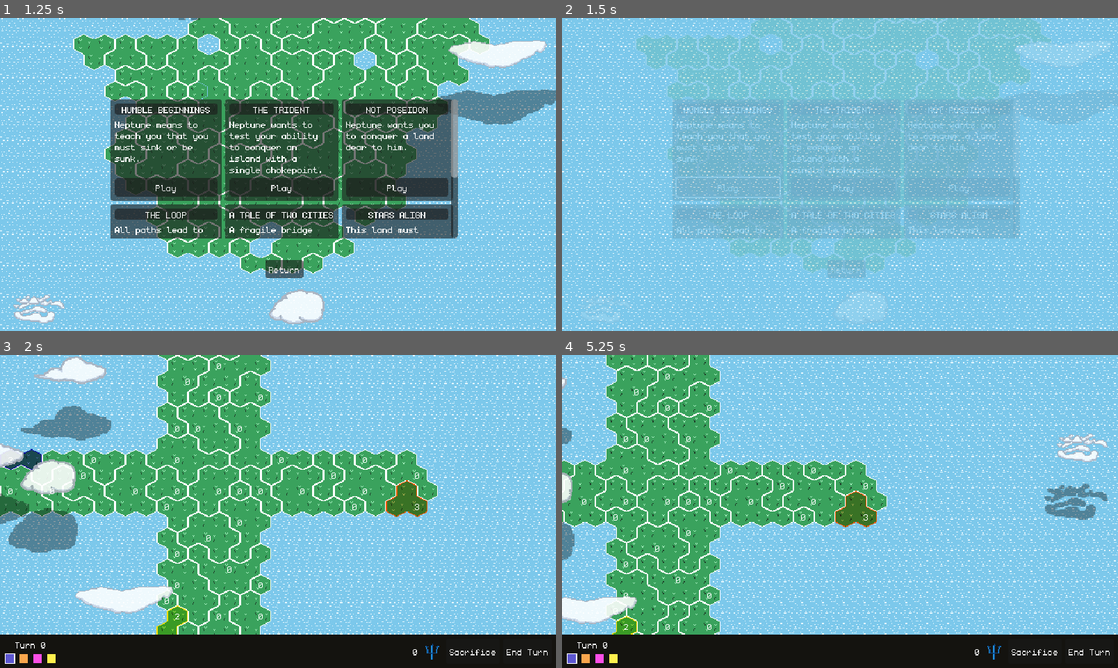
Above: before the commit, frames 1-4 (two rows, left to right).
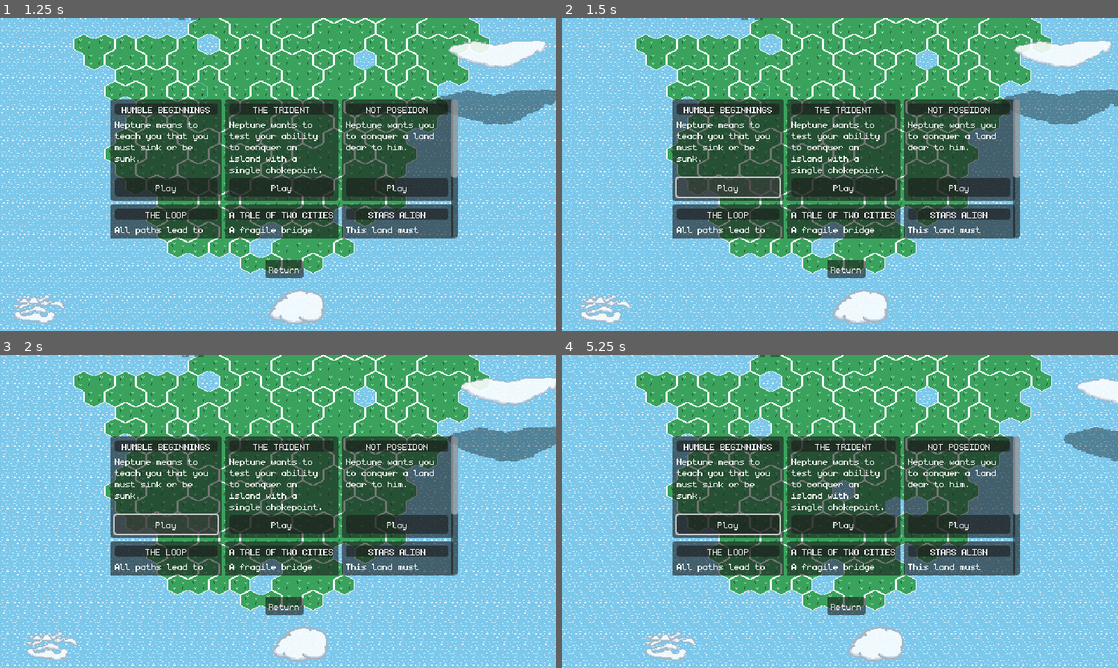
Above: after the commit, the same moments.

Repository: feored/LD54
Game: Godot game, scene res://scenes/main_menu/main_menu.tscn
The game is run twice, just before and just after one commit, with the same random seed, the same clock (stepped at 60 frames per second) and the same inputs.
Inputs (mouse positions are in pixels of both pictures, inside the frame that each line leads up to):
- Up to frame 1 (1.25 s): click "Play Scenario" at 0.5 s
- Up to frame 2 (1.5 s): click "Play" at 1.25 s
- Up to frame 3 (2 s): no input
- Up to frame 4 (5.25 s): click (728, 524) at 2 s, where only the run after the commit has a clickable "Play"; move the mouse to (962, 495) at 2.77 s; hold D (map_right) 2.78-3.5 s; click (962, 495) at 2.92 s; drag from (728, 527) to (812, 574) at 3.52 s; move the mouse to (895, 442) at 4.27 s; hold D (map_right) 4.28-5 s; click (895, 442) at 4.42 s; drag from (812, 574) to (673, 464) at 5.02 s

Frame 1 is identical in both runs. In frame 2, 50% of the frame differs, in the area x 3-100%, y 0-98%; in frame 3, 64%; in frame 4, 75%, in the area x 0-100%, y 0-100%.
Error after the commit: Invalid operands 'String' and 'Nil' in operator '+'. (res://ui/scenario/scenario.gd:24)

Commit message:
Move map editor to new scene.

Diff:
--- a/scenes/main/main.gd
+++ b/scenes/main/main.gd
@@ -6,7 +6,6 @@
 
 @onready var UI = $"%UI"
 @onready var SelectionUI = $"%SelectionUI"
-@onready var MapEditorUI = $"%MapEditorUI"
 @onready var world = $"World"
 @onready var turnContainer = $"%TurnContainer"
 @onready var turnLabel = $"%TurnLabel"
@@ -39,12 +38,6 @@
 
 var spectating = false
 
-var is_drawing = false
-var is_erasing = false
-var is_placing_team = false
-
-var current_team_place = 1
-var highest_team_place = 1
 
 func to_team_id(team_id):
 	return team_id + 1
@@ -54,23 +47,17 @@
 	Settings.input_locked = false
 	self.world.init(Callable(self.messenger, "set_message"))
 	Music.play_track(Music.Track.World)
-	match Settings.game_mode:
-		Constants.GameMode.Play:
-			UI.visible = false
-			SelectionUI.visible = true
-			MapEditorUI.visible = false
-			self.gen_world()
-		Constants.GameMode.MapEditor:
-			UI.visible = false
-			SelectionUI.visible = false
-			MapEditorUI.visible = true
-		Constants.GameMode.Scenario:
-			self.UI.visible = true
-			self.SelectionUI.visible = false
-			self.MapEditorUI.visible = false
-			self.load_scenario()
-			self.add_teams_scenario()
-			self.start_game()
+	# match Settings.game_mode:
+	# 	Constants.GameMode.Play:
+	# 		UI.visible = false
+	# 		SelectionUI.visible = true
+	# 		self.gen_world()
+		# Constants.GameMode.Scenario:
+	self.UI.visible = true
+	self.SelectionUI.visible = false
+	self.load_map()
+	self.add_teams_scenario()
+	self.start_game()
 
 
 func update_sacrifices_display():
@@ -109,7 +96,6 @@
 func start_game():
 	self.game_started = true
 	self.SelectionUI.visible = false
-	self.MapEditorUI.visible = false
 	self.UI.visible = true
 	for r in self.world.regions.values():
 		r.units = 0
@@ -138,38 +124,9 @@
 	actions_history.append(sink_action)
 	self.apply_action(sink_action)
 
-func draw_or_erase_or_team(event):
-	var coords_clicked = world.global_pos_to_coords(event.position)
-	if is_drawing:
-		if !world.tiles.has(coords_clicked):
-			world.spawn_cell(coords_clicked, 0)
-	elif is_erasing:
-		if world.tiles.has(coords_clicked):
-			world.remove_cell(coords_clicked)
-	elif is_placing_team:
-		if world.tiles.has(coords_clicked):
-			var region = world.tiles[coords_clicked].region
-			self.world.regions[region].set_team(self.current_team_place)
-			if self.highest_team_place < self.current_team_place:
-				self.highest_team_place = self.current_team_place
-			self.teams.clear()
-			for i in range(1, self.highest_team_place+1):
-				self.teams.append(i)
-			self.is_placing_team = false
-
-func handle_editor_input(event):
-	if event is InputEventMouseButton:
-		if event.button_index == MOUSE_BUTTON_LEFT and event.pressed:
-			draw_or_erase_or_team(event)
-		if event.button_index == MOUSE_BUTTON_RIGHT and event.pressed:
-			is_drawing = false
-			is_erasing = false
-			is_placing_team = false
+
 
 func _unhandled_input(event):
-	if Settings.game_mode == Constants.GameMode.MapEditor:
-		handle_editor_input(event)
-		return
 	if event.is_action_pressed("escmenu"):
 
 		if escMenu == null:
@@ -366,6 +323,12 @@
 		_:
 			print("Unknown action: ", action.action)
 
+func load_map():
+	self.world.clear_island()
+	self.teams = Settings.current_map.teams
+	self.world.load_tiles(Settings.current_map.tiles)
+	self.world.load_regions(Settings.current_map.regions)
+
 func _on_team_num_value_changed(value:float):
 	self.selected_team_num = int(value)
 	self.add_teams()
@@ -379,108 +342,5 @@
 	self.start_game()
 
 
-
 func _on_sacrifice_button_pressed():
 	self.is_sacrificing = true
-
-func save():
-	var saved_state = {
-		"teams": self.teams,
-		"tiles": {},
-		"regions": {}
-	}
-	for coords in self.world.tiles:
-		saved_state.tiles[var_to_str(coords)] = self.world.tiles[coords].get_save_data()
-	for region in self.world.regions:
-		saved_state.regions[region] = self.world.regions[region].get_save_data()
-	var save_game = FileAccess.open("user://savegame.json", FileAccess.WRITE)
-	save_game.store_line(JSON.stringify(saved_state))
-	save_game.close()
-
-
-func load_saved_game():
-	var save_game = FileAccess.open("user://savegame.json", FileAccess.READ)
-	var saved_state = JSON.parse_string(save_game.get_line())
-	save_game.close()
-	self.world.clear_island()
-	self.teams = saved_state.teams
-	load_tiles(saved_state.tiles)
-	load_regions(saved_state.regions)
-
-
-func load_scenario():
-	var save_game = FileAccess.open("res://maps/" + Settings.current_map, FileAccess.READ)
-	var saved_state = JSON.parse_string(save_game.get_line())
-	save_game.close()
-	self.world.clear_island()
-	self.teams = saved_state.teams
-	load_tiles(saved_state.tiles)
-	load_regions(saved_state.regions)
-
-
-func load_tiles(tiles):
-	for coords_string in tiles:
-		var parsed_tile = tiles[coords_string]
-		var coords = str_to_var(coords_string)
-		var borders = {}
-		for border_str in parsed_tile.borders:
-			borders[int(border_str)] = parsed_tile.borders[border_str]
-		self.world.spawn_cell(coords, parsed_tile.team, borders)
-
-func load_regions(regions):
-	for region_id_str in regions:
-		var saved_region = regions[region_id_str]
-		var region_id = int(region_id_str)
-		var region = self.world.create_region(region_id)
-		for coords_str in saved_region.tiles:
-			var coords = str_to_var(coords_str)
-			region.add_tile(coords, self.world.tiles[coords])
-		region.set_team(saved_region.team)
-		region.set_units(saved_region.units)
-		self.world.regions[region_id] = region
-		self.world.region_update_label(region)
-		if region.team != Constants.NULL_TEAM:
-			region.generate_units()
-
-func _on_load_btn_pressed():
-	load_saved_game()
-
-
-func _on_reset_btn_pressed():
-	self.world.clear_island()
-
-
-func _on_erase_btn_pressed():
-	self.is_erasing = true
-	self.is_drawing = false
-	self.is_placing_team = false
-
-func _on_draw_btn_pressed():
-	self.is_drawing = true
-	self.is_erasing = false
-	self.is_placing_team = false
-
-func _on_regions_btn_pressed():
-	var tiles = self.world.tiles.keys().duplicate()
-	self.world.clear_island()
-	for t in tiles:
-		self.world.spawn_cell(t, 0)
-	self.world.generate_regions()
-	self.world.apply_borders()
-
-
-func _on_place_team_num_value_changed(value):
-	current_team_place = int(value)
-
-
-func _on_place_team_btn_pressed():
-	self.is_drawing = false
-	self.is_erasing = false
-	self.is_placing_team = true
-
-
-func _on_save_btn_pressed():
-	save()
-
-func _on_center_btn_pressed():
-	await self.world.camera.move_smoothed(self.world.coords_to_pos(Constants.WORLD_CENTER), 5)
--- a/scenes/main/main.tscn
+++ b/scenes/main/main.tscn
@@ -155,94 +155,8 @@
 layout_mode = 2
 text = "Play this map"
 
-[node name="MapEditorUI" type="CanvasLayer" parent="."]
-unique_name_in_owner = true
-visible = false
-
-[node name="PanelContainer" type="PanelContainer" parent="MapEditorUI"]
-anchors_preset = 12
-anchor_top = 1.0
-anchor_right = 1.0
-anchor_bottom = 1.0
-offset_top = -31.0
-grow_horizontal = 2
-grow_vertical = 0
-theme = ExtResource("5_5yrco")
-theme_override_styles/panel = SubResource("StyleBoxFlat_wp2ga")
-
-[node name="MarginContainer" type="MarginContainer" parent="MapEditorUI/PanelContainer"]
-layout_mode = 2
-theme_override_constants/margin_left = 5
-theme_override_constants/margin_top = 5
-theme_override_constants/margin_right = 5
-theme_override_constants/margin_bottom = 5
-
-[node name="HBoxContainer" type="GridContainer" parent="MapEditorUI/PanelContainer/MarginContainer"]
-layout_mode = 2
-
-[node name="HBoxContainer" type="HBoxContainer" parent="MapEditorUI/PanelContainer/MarginContainer/HBoxContainer"]
-layout_mode = 2
-size_flags_horizontal = 3
-
-[node name="PlaceTeamBtn" type="Button" parent="MapEditorUI/PanelContainer/MarginContainer/HBoxContainer/HBoxContainer"]
-layout_mode = 2
-text = "Make Team"
-
-[node name="PlaceTeamNum" type="SpinBox" parent="MapEditorUI/PanelContainer/MarginContainer/HBoxContainer/HBoxContainer"]
-layout_mode = 2
-min_value = 1.0
-max_value = 7.0
-value = 1.0
-rounded = true
-alignment = 1
-
-[node name="DrawBtn" type="Button" parent="MapEditorUI/PanelContainer/MarginContainer/HBoxContainer/HBoxContainer"]
-layout_mode = 2
-text = "Draw Tile"
-
-[node name="EraseBtn" type="Button" parent="MapEditorUI/PanelContainer/MarginContainer/HBoxContainer/HBoxContainer"]
-layout_mode = 2
-text = "Erase Tile"
-
-[node name="ResetBtn" type="Button" parent="MapEditorUI/PanelContainer/MarginContainer/HBoxContainer/HBoxContainer"]
-layout_mode = 2
-text = "Reset Island"
-
-[node name="RegionsBtn" type="Button" parent="MapEditorUI/PanelContainer/MarginContainer/HBoxContainer/HBoxContainer"]
-layout_mode = 2
-text = "Generate Regions"
-
-[node name="HBoxContainer2" type="HBoxContainer" parent="MapEditorUI/PanelContainer/MarginContainer/HBoxContainer"]
-layout_mode = 2
-
-[node name="SaveBtn" type="Button" parent="MapEditorUI/PanelContainer/MarginContainer/HBoxContainer/HBoxContainer2"]
-layout_mode = 2
-text = "Save Map"
-
-[node name="LoadBtn" type="Button" parent="MapEditorUI/PanelContainer/MarginContainer/HBoxContainer/HBoxContainer2"]
-layout_mode = 2
-text = "Load Saved Map"
-
-[node name="PlayBtn" type="Button" parent="MapEditorUI/PanelContainer/MarginContainer/HBoxContainer/HBoxContainer2"]
-layout_mode = 2
-text = "Play Map"
-
-[node name="CenterBtn" type="Button" parent="MapEditorUI/PanelContainer/MarginContainer/HBoxContainer/HBoxContainer2"]
-layout_mode = 2
-text = "Center"
-
 [connection signal="pressed" from="UI/Panel/MarginContainer/HBoxContainer/HBoxContainer/SacrificeContainer/SacrificeButton" to="." method="_on_sacrifice_button_pressed"]
 [connection signal="pressed" from="UI/Panel/MarginContainer/HBoxContainer/TurnButton" to="." method="_on_turn_button_pressed"]
 [connection signal="value_changed" from="SelectionUI/PanelContainer/MarginContainer/HBoxContainer/HBoxContainer/TeamNum" to="." method="_on_team_num_value_changed"]
 [connection signal="pressed" from="SelectionUI/PanelContainer/MarginContainer/HBoxContainer/HBoxContainer/GenerateBtn" to="." method="_on_generate_btn_pressed"]
 [connection signal="pressed" from="SelectionUI/PanelContainer/MarginContainer/HBoxContainer/PlayBtn" to="." method="_on_play_btn_pressed"]
-[connection signal="pressed" from="MapEditorUI/PanelContainer/MarginContainer/HBoxContainer/HBoxContainer/PlaceTeamBtn" to="." method="_on_place_team_btn_pressed"]
-[connection signal="value_changed" from="MapEditorUI/PanelContainer/MarginContainer/HBoxContainer/HBoxContainer/PlaceTeamNum" to="." method="_on_place_team_num_value_changed"]
-[connection signal="pressed" from="MapEditorUI/PanelContainer/MarginContainer/HBoxContainer/HBoxContainer/DrawBtn" to="." method="_on_draw_btn_pressed"]
-[connection signal="pressed" from="MapEditorUI/PanelContainer/MarginContainer/HBoxContainer/HBoxContainer/EraseBtn" to="." method="_on_erase_btn_pressed"]
-[connection signal="pressed" from="MapEditorUI/PanelContainer/MarginContainer/HBoxContainer/HBoxContainer/ResetBtn" to="." method="_on_reset_btn_pressed"]
-[connection signal="pressed" from="MapEditorUI/PanelContainer/MarginContainer/HBoxContainer/HBoxContainer/RegionsBtn" to="." method="_on_regions_btn_pressed"]
-[connection signal="pressed" from="MapEditorUI/PanelContainer/MarginContainer/HBoxContainer/HBoxContainer2/SaveBtn" to="." method="_on_save_btn_pressed"]
-[connection signal="pressed" from="MapEditorUI/PanelContainer/MarginContainer/HBoxContainer/HBoxContainer2/LoadBtn" to="." method="_on_load_btn_pressed"]
-[connection signal="pressed" from="MapEditorUI/PanelContainer/MarginContainer/HBoxContainer/HBoxContainer2/PlayBtn" to="." method="_on_play_btn_pressed"]
-[connection signal="pressed" from="MapEditorUI/PanelContainer/MarginContainer/HBoxContainer/HBoxContainer2/CenterBtn" to="." method="_on_center_btn_pressed"]
--- a/scenes/main_menu/main_menu.gd
+++ b/scenes/main_menu/main_menu.gd
@@ -73,7 +73,7 @@
 
 func _on_play_btn_pressed():
 	Settings.game_mode = Constants.GameMode.Play
-	await SceneTransition.change_scene("res://scenes/main/main.tscn")
+	await SceneTransition.change_scene(SceneTransition.SCENE_MAIN_GAME)
 
 
 func _on_play_scenario_btn_pressed():
--- /dev/null
+++ b/scenes/map_editor/map_editor.gd
@@ -0,0 +1,128 @@
+extends Node2D
+
+@onready var world = $"World"
+@onready var center = $"%Center"
+
+
+var is_drawing = false
+var is_erasing = false
+var is_placing_team = false
+
+var current_team_place = 1
+var highest_team_place = 1
+
+var teams = []
+
+
+
+# Called when the node enters the scene tree for the first time.
+func _ready():
+	Settings.input_locked = false
+	self.world.init(Callable())
+	self.center.position = self.world.coords_to_pos(Constants.WORLD_CENTER)
+
+
+# Called every frame. 'delta' is the elapsed time since the previous frame.
+func _process(_delta):
+	pass
+
+func _unhandled_input(event):
+	if event is InputEventMouseButton:
+		if event.button_index == MOUSE_BUTTON_LEFT and event.pressed:
+			draw_or_erase_or_team(event)
+		if event.button_index == MOUSE_BUTTON_RIGHT and event.pressed:
+			is_drawing = false
+			is_erasing = false
+			is_placing_team = false
+
+func draw_or_erase_or_team(event):
+	var coords_clicked = self.world.global_pos_to_coords(event.position)
+	if is_drawing:
+		if !world.tiles.has(coords_clicked):
+			world.spawn_cell(coords_clicked, 0)
+	elif is_erasing:
+		if world.tiles.has(coords_clicked):
+			world.remove_cell(coords_clicked)
+	elif is_placing_team:
+		if world.tiles.has(coords_clicked):
+			var region = world.tiles[coords_clicked].region
+			self.world.regions[region].set_team(self.current_team_place)
+			if self.highest_team_place < self.current_team_place:
+				self.highest_team_place = self.current_team_place
+			self.teams.clear()
+			for i in range(1, self.highest_team_place+1):
+				self.teams.append(i)
+			self.is_placing_team = false
+
+func save():
+	var save_game = FileAccess.open("user://savegame.json", FileAccess.WRITE)
+	save_game.store_line(JSON.stringify(get_save_data()))
+	print("Saved game")
+	save_game.close()
+
+func get_save_data():
+	var saved_tiles = {}
+	var saved_regions = {}
+	for coords in self.world.tiles:
+		saved_tiles[var_to_str(coords)] = self.world.tiles[coords].get_save_data()
+	for region in self.world.regions:
+		saved_regions[region] = self.world.regions[region].get_save_data()
+	return Utils.to_map_object(saved_tiles, saved_regions, teams.duplicate())
+
+
+func load_saved_game():
+	var save_game = FileAccess.open("user://savegame.json", FileAccess.READ)
+	var saved_state = JSON.parse_string(save_game.get_line())
+	save_game.close()
+	self.world.clear_island()
+	self.teams = saved_state.teams
+	self.world.load_tiles(saved_state.tiles)
+	self.world.load_regions(saved_state.regions)
+
+
+func _on_load_btn_pressed():
+	load_saved_game()
+
+func _on_reset_btn_pressed():
+	self.world.clear_island()
+
+
+func _on_erase_btn_pressed():
+	self.is_erasing = true
+	self.is_drawing = false
+	self.is_placing_team = false
+
+func _on_draw_btn_pressed():
+	self.is_drawing = true
+	self.is_erasing = false
+	self.is_placing_team = false
+
+func _on_regions_btn_pressed():
+	var tiles = self.world.tiles.keys().duplicate()
+	self.world.clear_island()
+	for t in tiles:
+		self.world.spawn_cell(t, 0)
+	self.world.generate_regions()
+	self.world.apply_borders()
+
+
+func _on_place_team_num_value_changed(value):
+	current_team_place = int(value)
+
+
+func _on_place_team_btn_pressed():
+	self.is_drawing = false
+	self.is_erasing = false
+	self.is_placing_team = true
+
+
+func _on_save_btn_pressed():
+	save()
+
+func _on_center_btn_pressed():
+	await self.world.camera.move_smoothed(self.world.coords_to_pos(Constants.WORLD_CENTER), 5)
+
+
+func _on_play_btn_pressed():
+	Settings.current_map = get_save_data()
+	await SceneTransition.change_scene(SceneTransition.SCENE_MAIN_GAME)
--- /dev/null
+++ b/scenes/map_editor/map_editor.tscn
@@ -0,0 +1,128 @@
+[gd_scene load_steps=7 format=3 uid="uid://jphqct536elm"]
+
+[ext_resource type="Script" path="res://scenes/map_editor/map_editor.gd" id="1_fr50u"]
+[ext_resource type="PackedScene" uid="uid://b8opucxucl032" path="res://world/world.tscn" id="1_w0dbr"]
+[ext_resource type="Theme" uid="uid://3t61g0061mea" path="res://assets/theme.tres" id="2_kvbud"]
+
+[sub_resource type="Gradient" id="Gradient_kdtfb"]
+interpolation_mode = 1
+offsets = PackedFloat32Array(0, 0.697531)
+colors = PackedColorArray(0, 0, 0, 1, 1, 1, 1, 0)
+
+[sub_resource type="GradientTexture2D" id="GradientTexture2D_mdxak"]
+gradient = SubResource("Gradient_kdtfb")
+width = 8
+height = 8
+fill = 1
+fill_from = Vector2(0.5, 0.5)
+fill_to = Vector2(1, 1)
+
+[sub_resource type="StyleBoxFlat" id="StyleBoxFlat_qs8ko"]
+bg_color = Color(0.0784314, 0.0745098, 0.0588235, 1)
+
+[node name="MapEditor" type="Node2D"]
+script = ExtResource("1_fr50u")
+
+[node name="Center" type="Sprite2D" parent="."]
+unique_name_in_owner = true
+z_index = 3000
+z_as_relative = false
+texture = SubResource("GradientTexture2D_mdxak")
+
+[node name="World" parent="." instance=ExtResource("1_w0dbr")]
+
+[node name="MapEditorUI" type="CanvasLayer" parent="."]
+
+[node name="PanelContainer" type="PanelContainer" parent="MapEditorUI"]
+anchors_preset = 12
+anchor_top = 1.0
+anchor_right = 1.0
+anchor_bottom = 1.0
+offset_top = -31.0
+grow_horizontal = 2
+grow_vertical = 0
+theme = ExtResource("2_kvbud")
+theme_override_styles/panel = SubResource("StyleBoxFlat_qs8ko")
+
+[node name="MarginContainer" type="MarginContainer" parent="MapEditorUI/PanelContainer"]
+layout_mode = 2
+theme_override_constants/margin_left = 5
+theme_override_constants/margin_top = 5
+theme_override_constants/margin_right = 5
+theme_override_constants/margin_bottom = 5
+
+[node name="HBoxContainer" type="GridContainer" parent="MapEditorUI/PanelContainer/MarginContainer"]
+layout_mode = 2
+
+[node name="HBoxContainer" type="HBoxContainer" parent="MapEditorUI/PanelContainer/MarginContainer/HBoxContainer"]
+layout_mode = 2
+size_flags_horizontal = 3
+
+[node name="PlaceTeamBtn" type="Button" parent="MapEditorUI/PanelContainer/MarginContainer/HBoxContainer/HBoxContainer"]
+layout_mode = 2
+text = "Make Team"
+
+[node name="PlaceTeamNum" type="SpinBox" parent="MapEditorUI/PanelContainer/MarginContainer/HBoxContainer/HBoxContainer"]
+layout_mode = 2
+min_value = 1.0
+max_value = 7.0
+value = 1.0
+rounded = true
+alignment = 1
+
+[node name="DrawBtn" type="Button" parent="MapEditorUI/PanelContainer/MarginContainer/HBoxContainer/HBoxContainer"]
+layout_mode = 2
+text = "Draw Tile"
+
+[node name="EraseBtn" type="Button" parent="MapEditorUI/PanelContainer/MarginContainer/HBoxContainer/HBoxContainer"]
+layout_mode = 2
+text = "Erase Tile"
+
+[node name="RegionsBtn" type="Button" parent="MapEditorUI/PanelContainer/MarginContainer/HBoxContainer/HBoxContainer"]
+layout_mode = 2
+text = "Generate Regions"
+
+[node name="HBoxContainer2" type="HBoxContainer" parent="MapEditorUI/PanelContainer/MarginContainer/HBoxContainer"]
+layout_mode = 2
+
+[node name="PlayBtn" type="Button" parent="MapEditorUI/PanelContainer/MarginContainer/HBoxContainer/HBoxContainer2"]
+layout_mode = 2
+text = "Play Map"
+
+[node name="SaveBtn" type="Button" parent="MapEditorUI/PanelContainer/MarginContainer/HBoxContainer/HBoxContainer2"]
+layout_mode = 2
+text = "Save Map"
+
+[node name="LoadBtn" type="Button" parent="MapEditorUI/PanelContainer/MarginContainer/HBoxContainer/HBoxContainer2"]
+layout_mode = 2
+text = "Load Saved Map"
+
+[node name="CenterBtn" type="Button" parent="MapEditorUI/PanelContainer/MarginContainer/HBoxContainer/HBoxContainer2"]
+layout_mode = 2
+text = "Center"
+
+[node name="ResetBtn" type="Button" parent="MapEditorUI"]
+anchors_preset = 3
+anchor_left = 1.0
+anchor_top = 1.0
+anchor_right = 1.0
+anchor_bottom = 1.0
+offset_left = -102.0
+offset_top = -56.0
+grow_horizontal = 0
+grow_vertical = 0
+size_flags_horizontal = 8
+theme = ExtResource("2_kvbud")
+theme_override_colors/font_color = Color(0.792157, 0, 0, 1)
+text = "Reset Island"
+
+[connection signal="pressed" from="MapEditorUI/PanelContainer/MarginContainer/HBoxContainer/HBoxContainer/PlaceTeamBtn" to="." method="_on_place_team_btn_pressed"]
+[connection signal="value_changed" from="MapEditorUI/PanelContainer/MarginContainer/HBoxContainer/HBoxContainer/PlaceTeamNum" to="." method="_on_place_team_num_value_changed"]
+[connection signal="pressed" from="MapEditorUI/PanelContainer/MarginContainer/HBoxContainer/HBoxContainer/DrawBtn" to="." method="_on_draw_btn_pressed"]
+[connection signal="pressed" from="MapEditorUI/PanelContainer/MarginContainer/HBoxContainer/HBoxContainer/EraseBtn" to="." method="_on_erase_btn_pressed"]
+[connection signal="pressed" from="MapEditorUI/PanelContainer/MarginContainer/HBoxContainer/HBoxContainer/RegionsBtn" to="." method="_on_regions_btn_pressed"]
+[connection signal="pressed" from="MapEditorUI/PanelContainer/MarginContainer/HBoxContainer/HBoxContainer2/PlayBtn" to="." method="_on_play_btn_pressed"]
+[connection signal="pressed" from="MapEditorUI/PanelContainer/MarginContainer/HBoxContainer/HBoxContainer2/SaveBtn" to="." method="_on_save_btn_pressed"]
+[connection signal="pressed" from="MapEditorUI/PanelContainer/MarginContainer/HBoxContainer/HBoxContainer2/LoadBtn" to="." method="_on_load_btn_pressed"]
+[connection signal="pressed" from="MapEditorUI/PanelContainer/MarginContainer/HBoxContainer/HBoxContainer2/CenterBtn" to="." method="_on_center_btn_pressed"]
+[connection signal="pressed" from="MapEditorUI/ResetBtn" to="." method="_on_reset_btn_pressed"]
--- a/scripts/scene_transition.gd
+++ b/scripts/scene_transition.gd
@@ -1,4 +1,7 @@
 extends CanvasLayer
+
+const SCENE_MAIN_GAME = "res://scenes/main/main.tscn"
+const SCENE_MAIN_MENU = "res://scenes/main_menu/main_menu.tscn"
 
 @onready var animation_player = $AnimationPlayer
 # Called when the node enters the scene tree for the first time.
--- a/scripts/settings.gd
+++ b/scripts/settings.gd
@@ -5,7 +5,7 @@
 	Setting.FullScreen: "full_screen",
 	Setting.MasterVolume: "master_volume",
 	Setting.MusicVolume: "music_volume",
-	Setting.SfxVolume: "sfx_volume"
+	Setting.SfxVolume: "sfx_volume",
 }
 
 const DEFAULT_SECTION = "settings"
@@ -14,17 +14,15 @@
 	Setting.FullScreen: false, Setting.MasterVolume: 1, Setting.MusicVolume: 1, Setting.SfxVolume: 1
 }
 
-var settings = null
-
 @onready var audio_bus = {
 	"Master": AudioServer.get_bus_index("Master"),
 	"Music": AudioServer.get_bus_index("Music"),
 	"SFX": AudioServer.get_bus_index("SFX"),
 }
 
+var settings = null
 var input_locked: bool = false
-var game_mode: int = Constants.GameMode.MapEditor  #Constants.GameMode.Play
-var current_map = ""
+var current_map = null
 
 
 func _ready():
--- a/scripts/utils.gd
+++ b/scripts/utils.gd
@@ -77,3 +77,10 @@
 		Vector2(coords.x - 1, coords.y - 1),
 		Vector2(coords.x + 1, coords.y + 1),
 	]
+
+func to_map_object(tiles, regions, teams):
+	return {
+		"teams": teams,
+		"tiles": tiles,
+		"regions": regions
+	}
--- a/ui/esc_menu/EscMenu.gd
+++ b/ui/esc_menu/EscMenu.gd
@@ -29,7 +29,7 @@
 
 func _on_menu_button_pressed():
 	get_tree().paused = false
-	await SceneTransition.change_scene("res://scenes/main_menu/main_menu.tscn")
+	await SceneTransition.change_scene(SceneTransition.SCENE_MAIN_MENU)
 
 
 func _on_resume_button_pressed():
--- a/ui/game_over_menu/GameOverScreen.gd
+++ b/ui/game_over_menu/GameOverScreen.gd
@@ -37,7 +37,7 @@
 
 func _on_menu_button_pressed():
 	get_tree().paused = false
-	await SceneTransition.change_scene("res://scenes/main_menu/main_menu.tscn")
+	await SceneTransition.change_scene(SceneTransition.SCENE_MAIN_MENU)
 
 
 func _on_spectate_pressed():
--- a/ui/scenario/scenario.gd
+++ b/ui/scenario/scenario.gd
@@ -21,9 +21,11 @@
 
 
 func _on_button_pressed():
-	Settings.game_mode = Constants.GameMode.Scenario
-	Settings.current_map = self.path
-	await SceneTransition.change_scene("res://scenes/main/main.tscn")
+	var save_game = FileAccess.open("res://maps/" + Settings.current_map, FileAccess.READ)
+	var saved_state = JSON.parse_string(save_game.get_line())
+	save_game.close()
+	Settings.current_map = saved_state
+	await SceneTransition.change_scene(SceneTransition.SCENE_MAIN_GAME)
 
 
 # Called every frame. 'delta' is the elapsed time since the previous frame.
--- a/world/world.gd
+++ b/world/world.gd
@@ -338,3 +338,29 @@
 func reset_regions_team():
 	for region in self.regions:
 		self.regions[region].set_team(Constants.NULL_TEAM)
+
+
+
+func load_tiles(new_tiles):
+	for coords_string in new_tiles:
+		var parsed_tile = new_tiles[coords_string]
+		var coords = str_to_var(coords_string)
+		var borders = {}
+		for border_str in parsed_tile.borders:
+			borders[int(border_str)] = parsed_tile.borders[border_str]
+		self.spawn_cell(coords, parsed_tile.team, borders)
+
+func load_regions(new_regions):
+	for region_id_str in new_regions:
+		var saved_region = new_regions[region_id_str]
+		var region_id = int(region_id_str)
+		var region = self.create_region(region_id)
+		for coords_str in saved_region.tiles:
+			var coords = str_to_var(coords_str)
+			region.add_tile(coords, self.tiles[coords])
+		region.set_team(saved_region.team)
+		region.set_units(saved_region.units)
+		self.regions[region_id] = region
+		self.region_update_label(region)
+		if region.team != Constants.NULL_TEAM:
+			region.generate_units()
